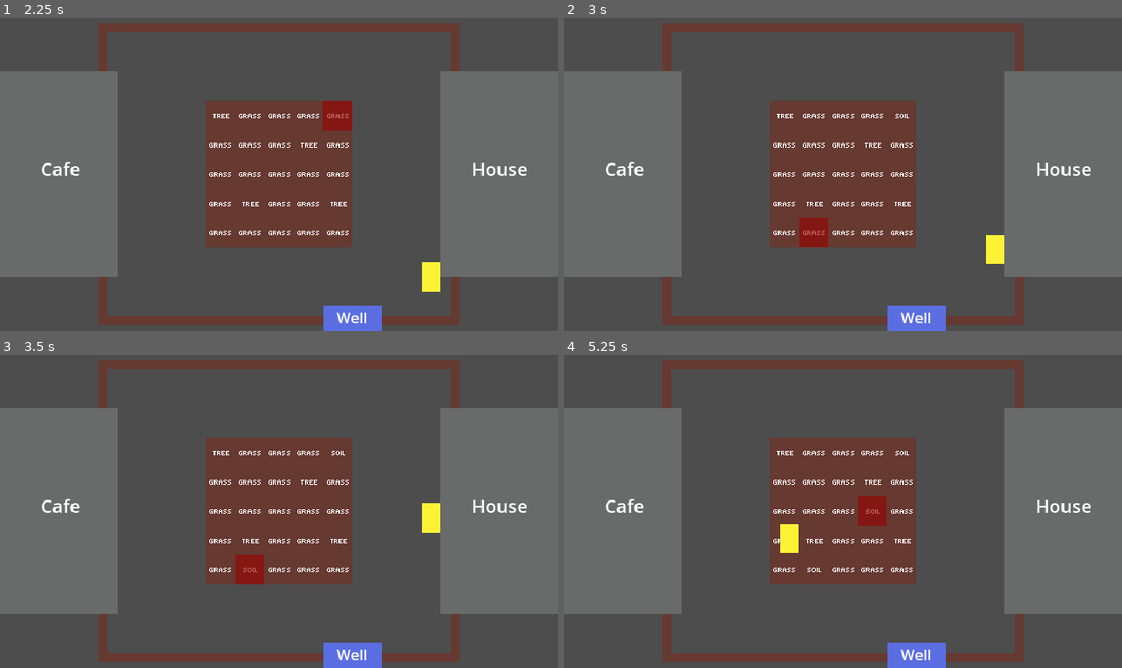
Above: before the commit, frames 1-4 (two rows, left to right).
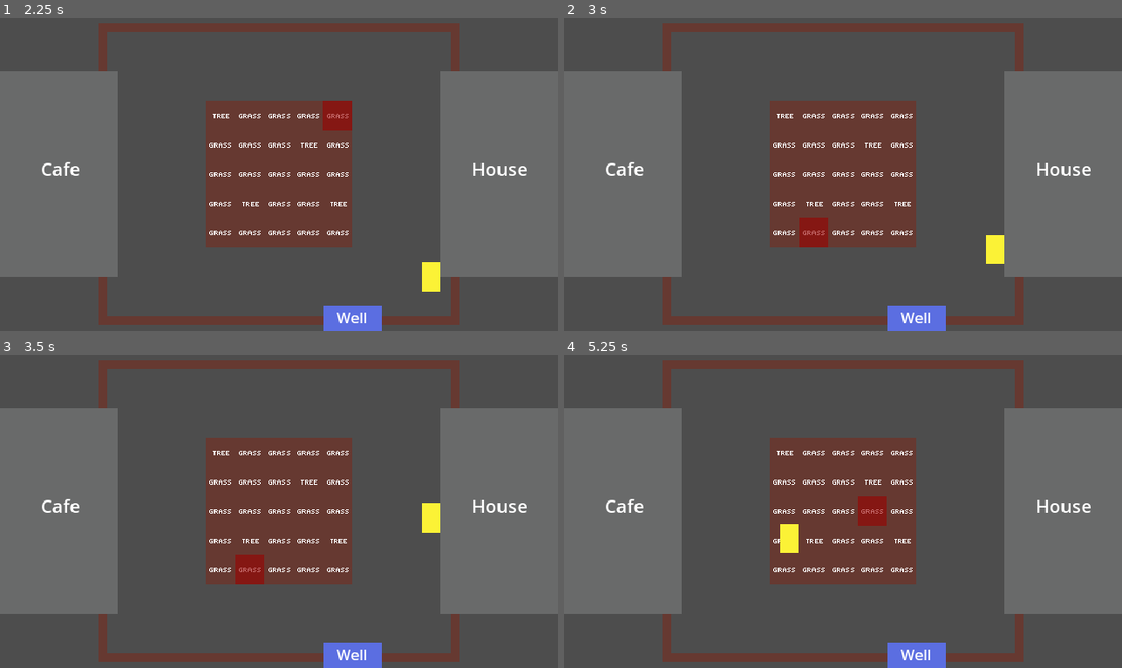
Above: after the commit, the same moments.

Repository: mikusaq/grub-n-grow
Game: Godot game, scene res://scenes/game.tscn
Two runs of this game, one before a commit and one after it. Both use one fixed random seed, a clock stepped at 60 frames per second and the inputs below.
Inputs (mouse positions are in pixels of both pictures, inside the frame that each line leads up to):
- Up to frame 1 (2.25 s): tap Enter at 0.5 s; move the mouse to (401, 158) at 0.52 s; press the mouse at (401, 158) at 0.53 s; hold D (right) 0.53-1.28 s; tap Space at 1.25 s; move the mouse to (167, 190) at 1.27 s; release the mouse at (167, 190) at 1.28 s; hold S (down) 1.28-2.03 s; tap 1 (1) at 1.35 s; click (167, 190) at 1.55 s; move the mouse to (334, 105) at 2.02 s; hold D (right) from 2.03 s (still down); hold 2 (2) from 2.03 s (still down)
- Up to frame 2 (3 s): click (898, 105) at 2.3 s; tap Enter at 2.75 s; move the mouse to (815, 237) at 2.77 s; release D (right) at 2.78 s; release 2 (2) at 2.78 s; hold W (up) from 2.78 s (still down); tap 3 (3) at 2.85 s
- Up to frame 3 (3.5 s): keep holding W (up); click (251, 574) at 3.05 s
- Up to frame 4 (5.25 s): move the mouse to (1010, 558) at 3.52 s; release W (up) at 3.53 s; press the mouse at (1010, 558) at 3.53 s; hold A (left) 3.53-5.03 s; move the mouse to (675, 464) at 4.27 s; release the mouse at (675, 464) at 4.28 s; tap N (next_day) at 4.35 s; click (675, 464) at 4.55 s; move the mouse to (870, 511) at 5.02 s; press the mouse at (870, 511) at 5.03 s; hold S (down) from 5.03 s (still down)

Frame 1 is identical in both runs. In frame 2, less than 0.1% of the frame differs, in the area x 58-63%, y 30-33%; in frame 3, less than 0.1%; in frame 4, less than 0.1%, in the area x 42-63%, y 30-70%.

Commit message:
Add player interaction with grid

Diff:
--- a/scripts/farm_grid.gd
+++ b/scripts/farm_grid.gd
@@ -18,8 +18,10 @@
 
 var farm_tiles: Array[FarmTile]
 var player_pos: Vector2 = Vector2.ZERO
+var player_pos_changed: bool = false
 var pixel_art_size: Vector2
 var current_tile_pos: Vector2
+var player_can_interact: bool = false
 
 @export var reach_distance: float = 60.0
 
@@ -40,9 +42,10 @@
 
 
 func _process(delta):
-	if current_tile_pos != get_tile_global_pos():
+	if current_tile_pos != get_tile_global_pos() or player_pos_changed:
 		current_tile_pos = get_tile_global_pos()
-		tile_pos_changed()
+		player_pos_changed = false
+		update_interaction_with_player()
 
 
 func _input(event: InputEvent) -> void:
@@ -64,6 +67,7 @@
 
 func set_player_pos(pos: Vector2):
 	player_pos = pos
+	player_pos_changed = true
 
 
 func get_farm_tile(tile_pos: Vector2i) -> FarmTile:
@@ -100,29 +104,32 @@
 	return Vector2(mouseX, mouseY)
 
 
-func tile_pos_changed():
+func update_interaction_with_player():
 	if (current_tile_pos.x >= CHOORDS_MIN and current_tile_pos.x <= CHOORDS_MAX * pixel_art_size.x
 	and current_tile_pos.y >= CHOORDS_MIN and current_tile_pos.y <= CHOORDS_MAX * pixel_art_size.y):
 		var current_tile_pos_center = Vector2(current_tile_pos.x + (pixel_art_size.x/2), current_tile_pos.y + (pixel_art_size.y/2))
 		if current_tile_pos_center.distance_to(player_pos) > reach_distance:
 			tileMaterial.set_shader_parameter("highlightColor", RED_VECTOR)
+			player_can_interact = false
 		else:
 			tileMaterial.set_shader_parameter("highlightColor", GREEN_VECTOR)
+			player_can_interact = true
 		tileMaterial.set_shader_parameter("globalTilePos", current_tile_pos)
 	else:
 		tileMaterial.set_shader_parameter("globalTilePos", -pixel_art_size)
 
 
 func process_click_on_farm_tile(farm_tile: FarmTile):
-	if farm_tile.atlas_choords == GRASS_POS:
-		farm_tile.atlas_choords = SOIL_POS
-	elif farm_tile.atlas_choords == SOIL_POS:
-		farm_tile.atlas_choords = MULCH_POS
-	elif farm_tile.atlas_choords == MULCH_POS:
-		var plant_to_seed = await seed_chosen
-		farm_tile.seed_plant(plant_to_seed)
-	elif farm_tile.is_harvestable():
-		farm_tile.harvest()
+	if player_can_interact:
+		if farm_tile.atlas_choords == GRASS_POS:
+			farm_tile.atlas_choords = SOIL_POS
+		elif farm_tile.atlas_choords == SOIL_POS:
+			farm_tile.atlas_choords = MULCH_POS
+		elif farm_tile.atlas_choords == MULCH_POS:
+			var plant_to_seed = await seed_chosen
+			farm_tile.seed_plant(plant_to_seed)
+		elif farm_tile.is_harvestable():
+			farm_tile.harvest()
 
 
 func process_next_day():
